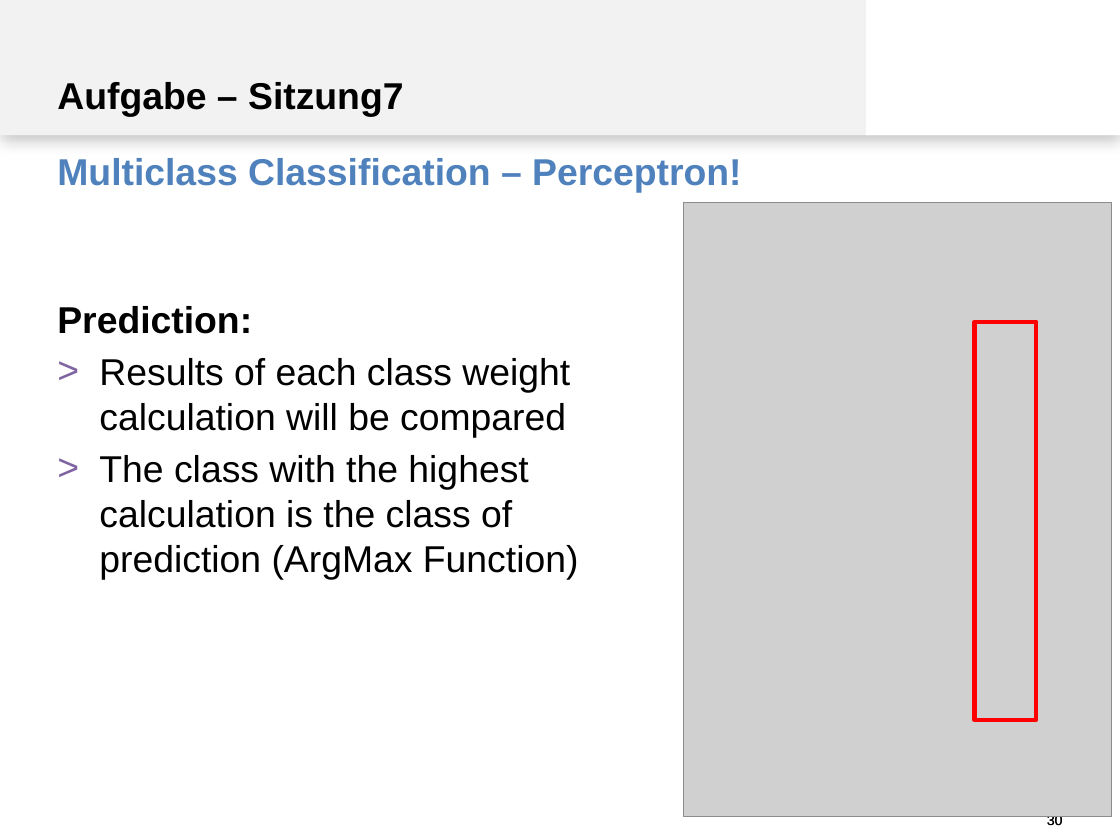
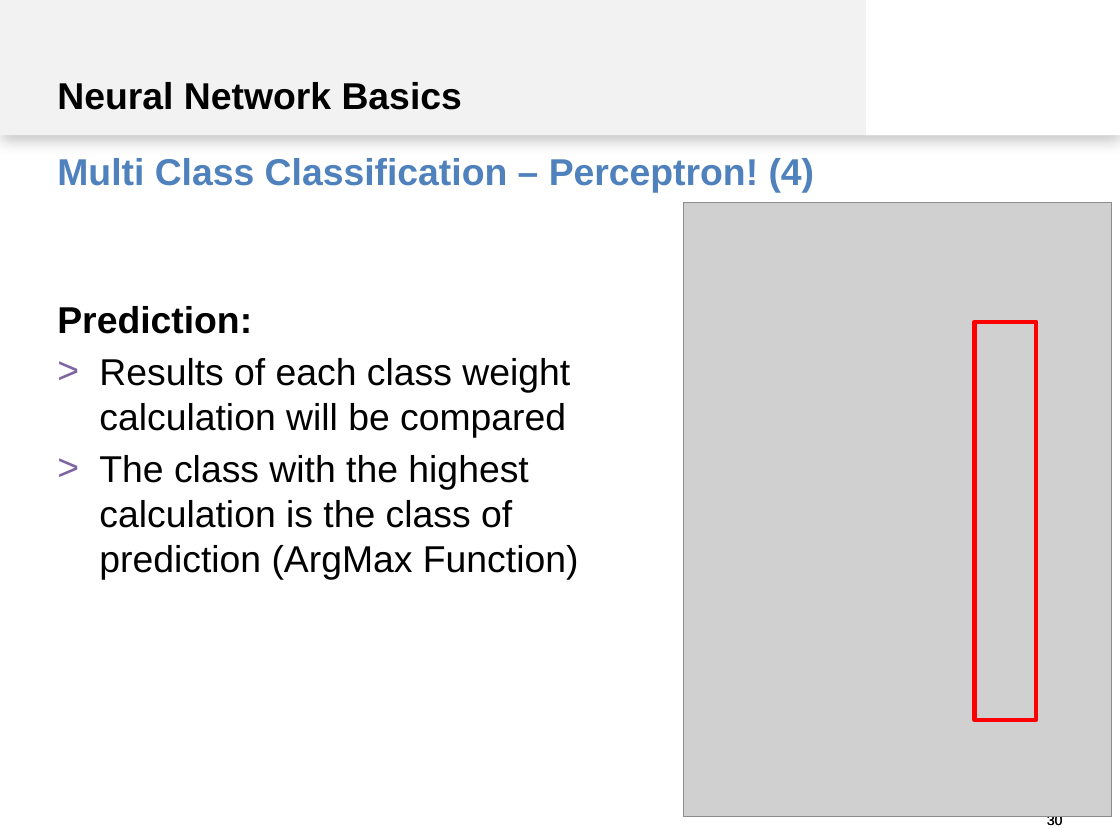
Before and after one commit to spinfo/LSS_DLwithText, a slide deck: slide 30 of docs/introduction.pptx. Drawn at 1120x840 pixels with LibreOffice and Linux fonts; fonts in the diff are those of the drawing; grey boxes stand for pictures. Boxes give left, top, right and bottom in pixels: in the first picture for what was removed or moved away, otherwise in the second. Text is boxed around its words. In the diff, an @@ line names an element or a change of style, - is before the commit and + after.

```diff
--- a/docs/introduction.pptx
+++ b/docs/introduction.pptx
@@ text at [57, 82, 462, 110]: text changed @@
-Aufgabe – Sitzung7
+Neural Network Basics
@@ text at [57, 158, 815, 192]: text changed @@
-Multiclass Classification – Perceptron!
+Multi Class Classification – Perceptron! (4)
```
Also in this commit, not shown: 7 other slides changed.
